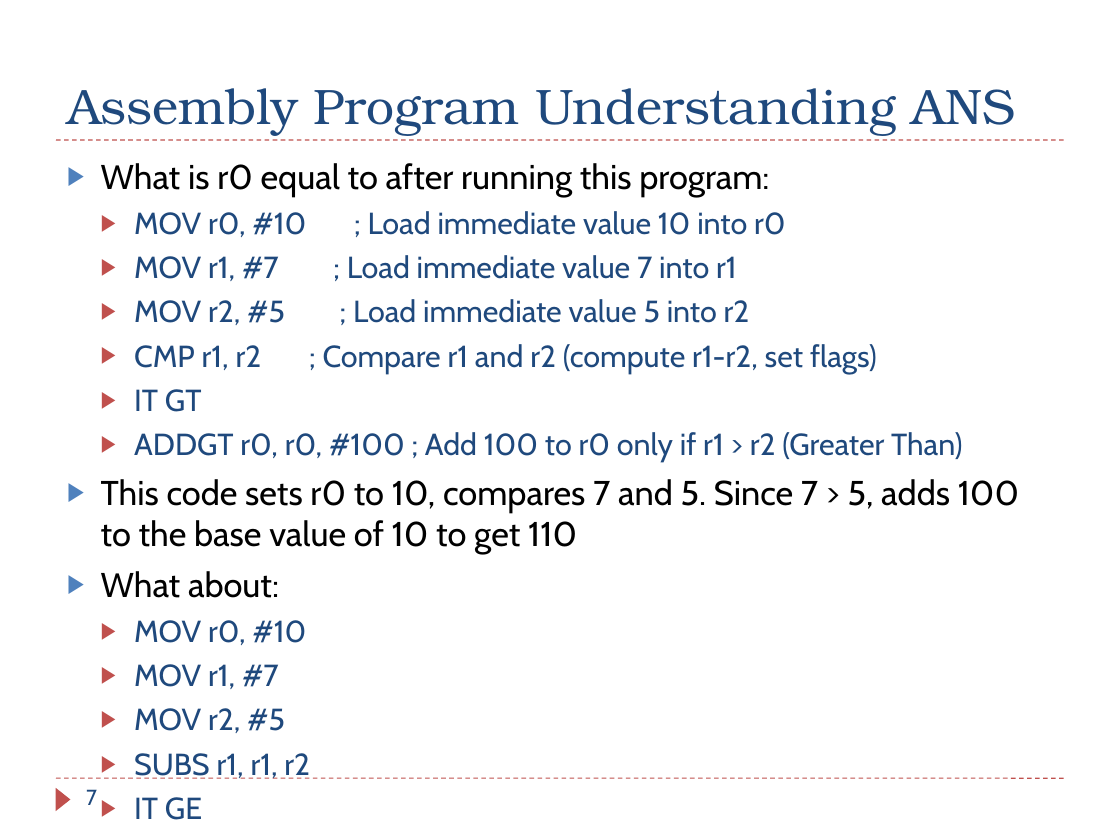
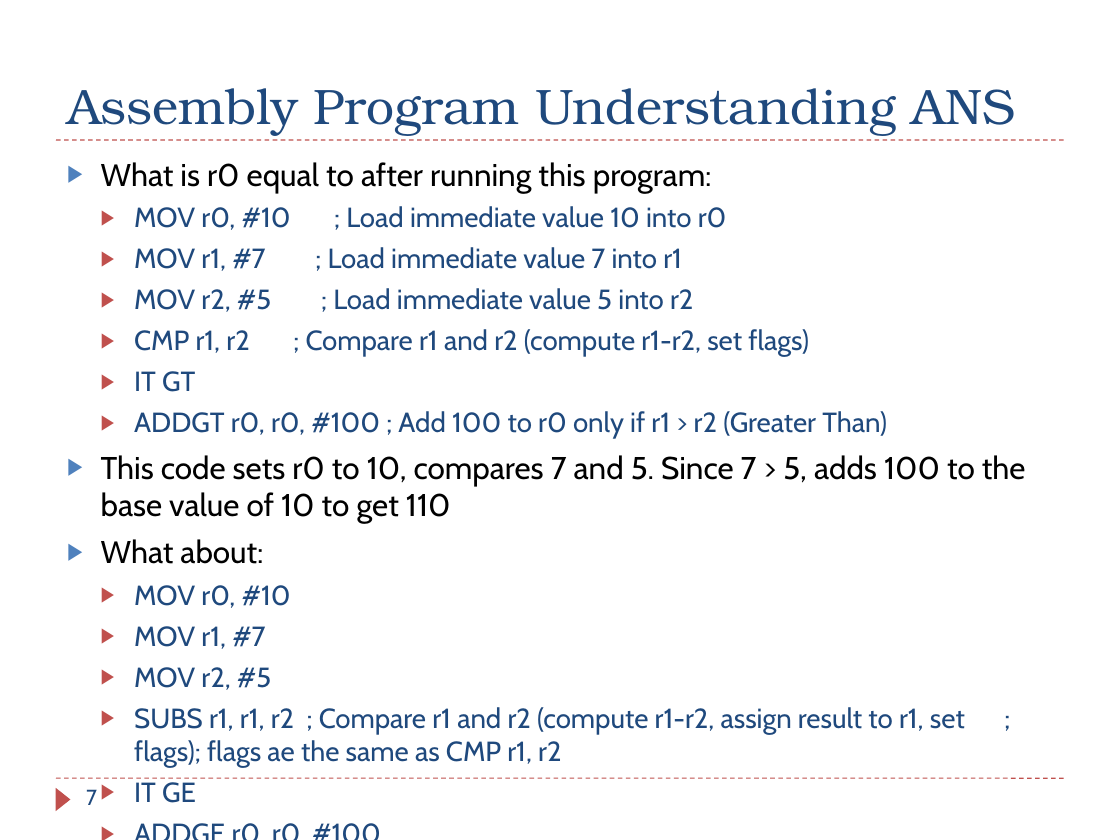
Before and after one commit to guhofstra/CSC111Fa26, a slide deck: slide 7 of PPTs/Ch6_ARM_Control_Flow_Exercises_ANS.pptx. Drawn at 1120x840 pixels with LibreOffice and Linux fonts; fonts in the diff are those of the drawing. Boxes give left, top, right and bottom in pixels: in the first picture for what was removed or moved away, otherwise in the second. Text is boxed around its words. In the diff, an @@ line names an element or a change of style, - is before the commit and + after.

```diff
--- a/PPTs/Ch6_ARM_Control_Flow_Exercises_ANS.pptx
+++ b/PPTs/Ch6_ARM_Control_Flow_Exercises_ANS.pptx
@@ text at [101,162,1026,803]: size 22.1 to 20.1 pt in "What is r0 equal to after running ...", "This code sets r0 to 10, compares ...", "What about:", "Here r0 = 110, since SUBS sets ..."; size 19.6 to 17.8 pt in "MOV r0, #10 ; Load immediate value ...", "MOV r1, #7 ; Load immediate value ...", "MOV r2, #5 ; Load immediate value ...", "CMP r1, r2 ; Compare r1 and ..." and 7 more places @@
@@ text at [134,707,965,768]: text changed; size 19.6 to 17.8 pt @@
-  ▶ SUBS r1, r1, r2
+  ▶ SUBS r1, r1, r2 ; Compare r1 and r2 (compute r1-r2, assign result to r1, set ; flags); flags ae the same as CMP r1, r2
```
Also in this commit, not shown: 8 other slides changed.
